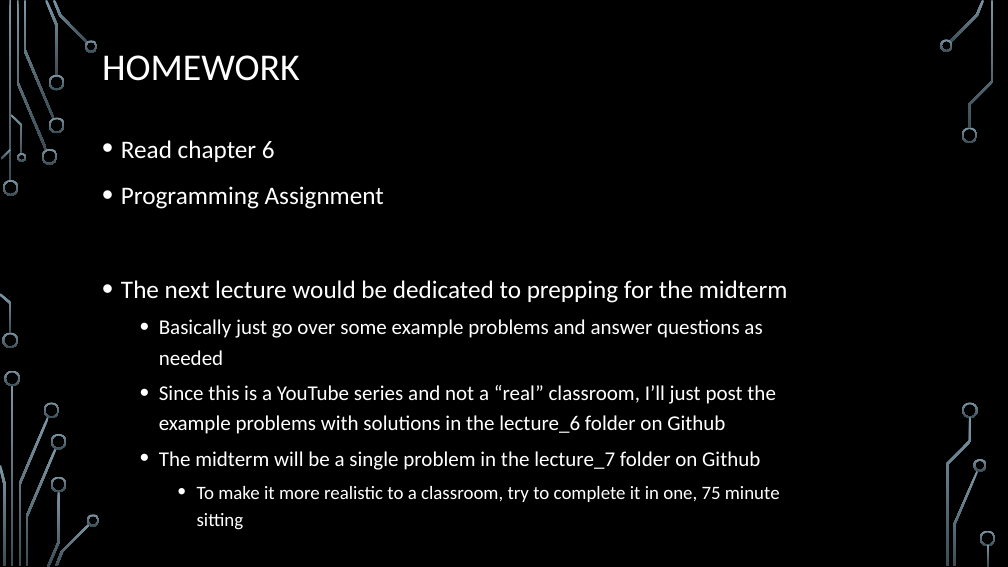
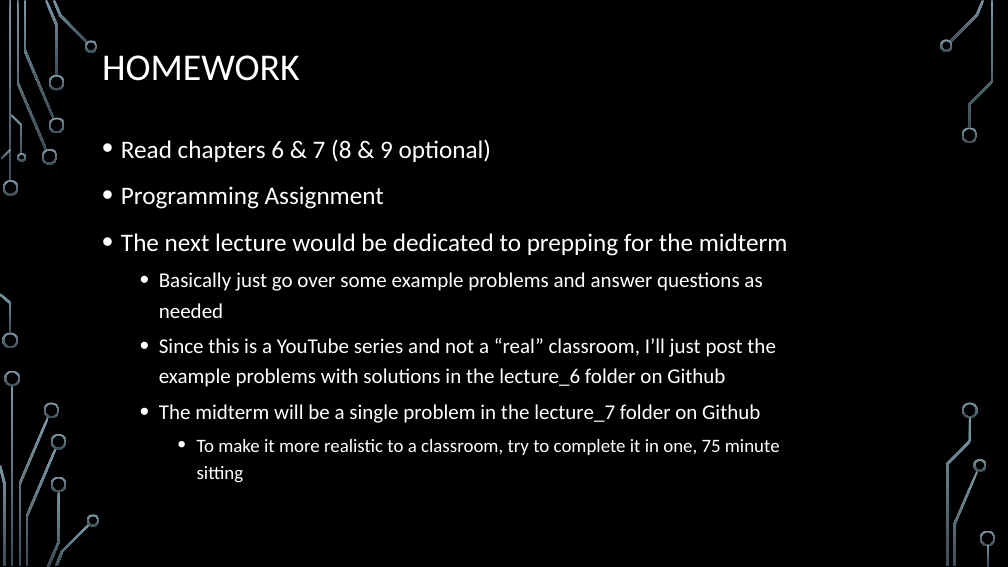
Before and after one commit to william-estes/youtube, a slide deck: slide 24 of lecture_5/Lecture_5.pptx. Drawn at 1008x567 pixels with LibreOffice and Linux fonts; fonts in the diff are those of the drawing; background and template pictures are left out. Boxes give left, top, right and bottom in pixels: in the first picture for what was removed or moved away, otherwise in the second. Text is boxed around its words. In the diff, an @@ line names an element or a change of style, - is before the commit and + after.

Commit message:
lecture 4-5 updates

```diff
--- a/lecture_5/Lecture_5.pptx
+++ b/lecture_5/Lecture_5.pptx
@@ text at bbox=[121, 139, 491, 162]: text changed @@
-• Read chapter 6
+• Read chapters 6 & 7 (8 & 9 optional)
```
Also in this commit, not shown: 3 other slides changed, 1 other file.
